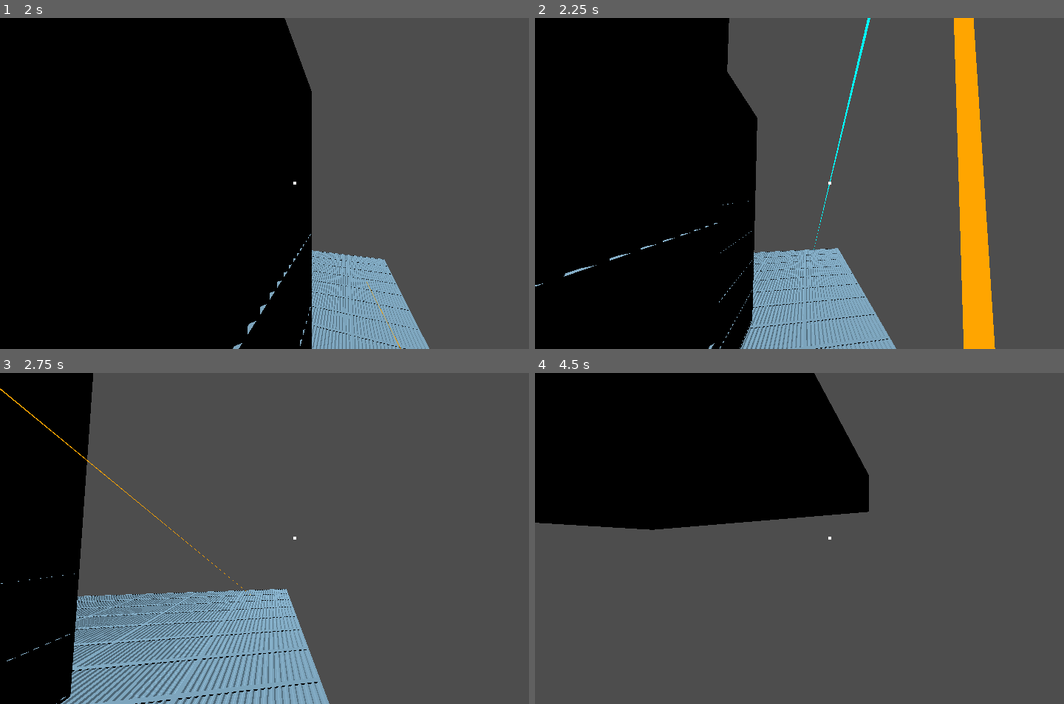
Above: before the commit, frames 1-4 (two rows, left to right).
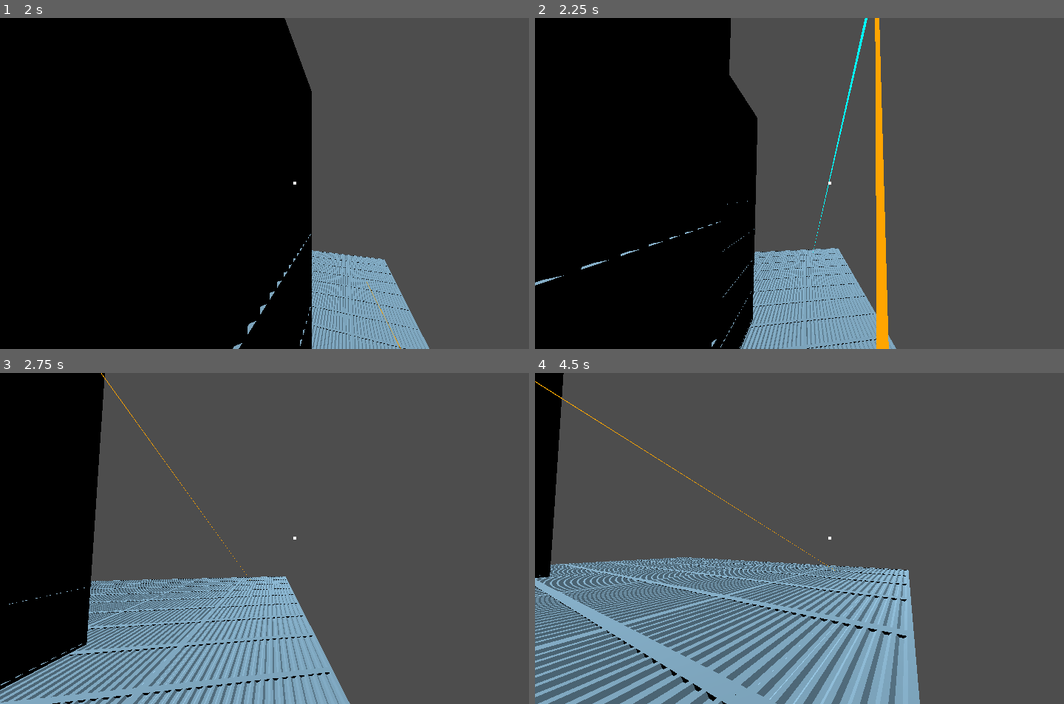
Above: after the commit, the same moments.

Repository: Alex-Fischman/Shipyard
Game: Godot game, scene res://Scenes/Main.tscn
Same seed, same stepped clock (60 frames per second), same inputs: the game is played once before the commit and once after it.
Inputs (mouse positions are in pixels of both pictures, inside the frame that each line leads up to):
- Up to frame 1 (2 s): tap Enter at 0.5 s; move the mouse to (327, 183) at 0.52 s; hold W (move_forward) from 0.53 s (still down); click (327, 183) at 0.67 s; tap Space (jump) at 0.77, 1.52 s; move the mouse to (264, 183) at 1.27 s; click (264, 183) at 1.42 s
- Up to frame 2 (2.25 s): keep holding W (move_forward); move the mouse to (847, 176) at 2.02 s; click (847, 176) at 2.17 s
- Up to frame 3 (2.75 s): keep holding W (move_forward)
- Up to frame 4 (4.5 s): keep holding W (move_forward); move the mouse to (820, 545) at 2.77 s; click (820, 545) at 2.92 s; tap Space (jump) at 3.02, 3.77 s; move the mouse to (873, 541) at 3.52 s; click (873, 541) at 3.67 s; move the mouse to (783, 535) at 4.27 s; click (783, 535) at 4.42 s

Frame 1 is identical in both runs. In frame 2, 7.5% of the frame differs, in the area x 0-88%, y 0-100%; in frame 3, 12%; in frame 4, 56%, in the area x 0-73%, y 0-100%.

Commit message:
Remove rope slip friction

Diff:
--- a/Scripts/Player.gd
+++ b/Scripts/Player.gd
@@ -13,7 +13,6 @@
 var current_target: Node3D = null
 var grapple_rope: Node3D = null
 var grapple_point: Vector3
-var rope_slip_velocity: float
 var rope_length: float
 
 func _physics_process(delta: float) -> void:
@@ -51,7 +50,6 @@
 				grapple_rope = ROPE_WITH_ENDPOINTS.instantiate()
 				self.get_tree().get_root().add_child(grapple_rope)
 				grapple_point = ROPE_CAST.get_collision_point(0)
-				rope_slip_velocity = 0
 				rope_length = self.global_position.distance_to(grapple_point)
 
 		if current_target != null:
@@ -82,19 +80,7 @@
 	var ab: Vector3 = b - a
 	var ac: Vector3 = c - a
 	var x: float = clamp(ab.dot(ac) / ab.dot(ab), 0, 1)
-	var y: float = a.distance_to(grapple_point) / a.distance_to(b)
-
-	y += delta * rope_slip_velocity
-	rope_slip_velocity += delta * (x - y - rope_slip_velocity / (2 * PI)) * (4 * PI * PI)
-
-	if y < 0:
-		y = 0
-		rope_slip_velocity = 0
-	if y > 1:
-		y = 1
-		rope_slip_velocity = 0
-
-	return a + ab * y
+	return a + ab * x
 
 func _unhandled_input(event: InputEvent) -> void:
 	if event is InputEventMouseButton:
